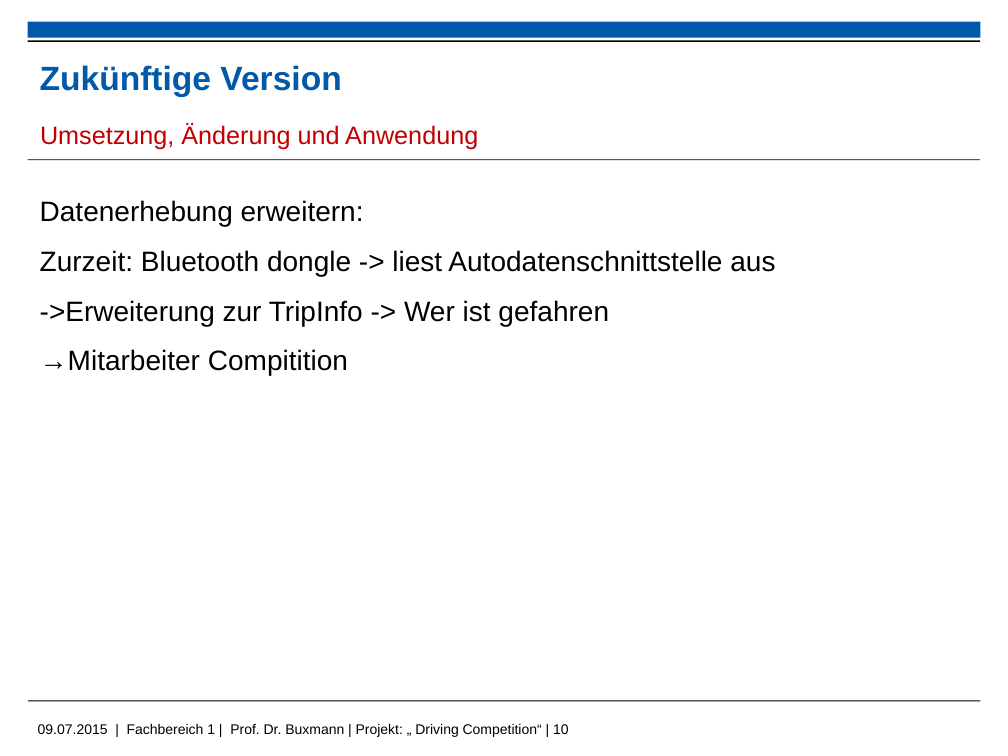
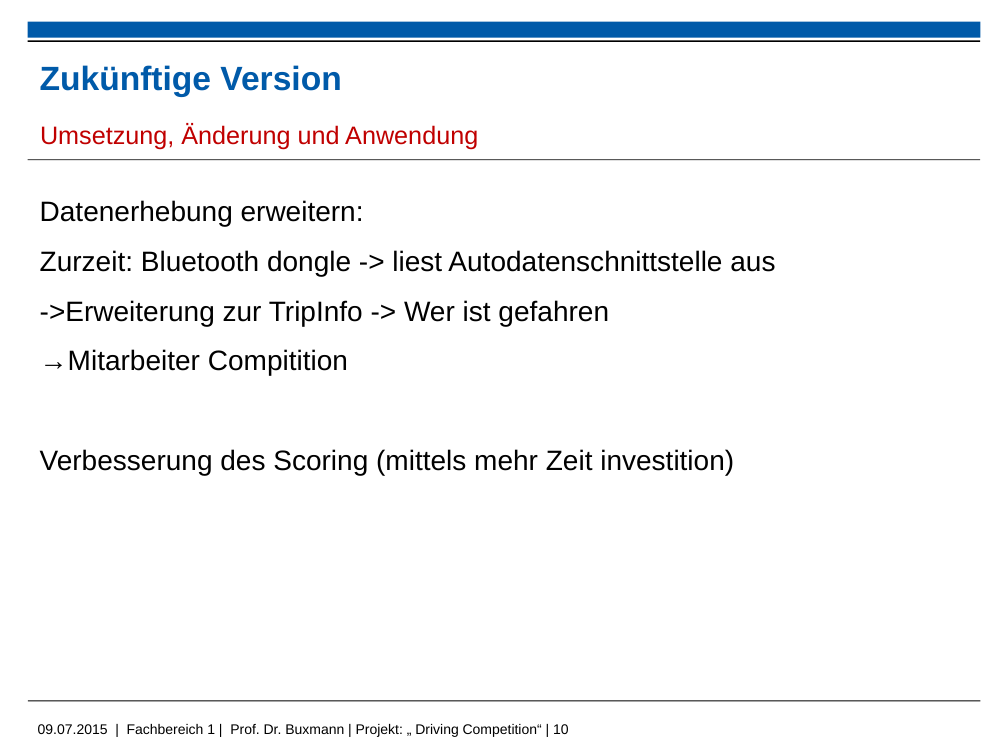
Before and after one commit to kolhagen/drivingcompetition, a slide deck: slide 10 of Big Data - Driving Compitiion.pptx. Drawn at 1008x756 pixels with LibreOffice and Linux fonts; fonts in the diff are those of the drawing; background and template pictures are left out. Boxes give left, top, right and bottom in pixels: in the first picture for what was removed or moved away, otherwise in the second. Text is boxed around its words. In the diff, an @@ line names an element or a change of style, - is before the commit and + after.

```diff
--- a/Big Data - Driving Compitiion.pptx
+++ b/Big Data - Driving Compitiion.pptx
@@ text at bbox=[40, 449, 734, 475]: paragraph added @@
+Verbesserung des Scoring (mittels mehr Zeit investition)
```
Also in this commit, not shown: 8 other slides changed, 1 other file.
